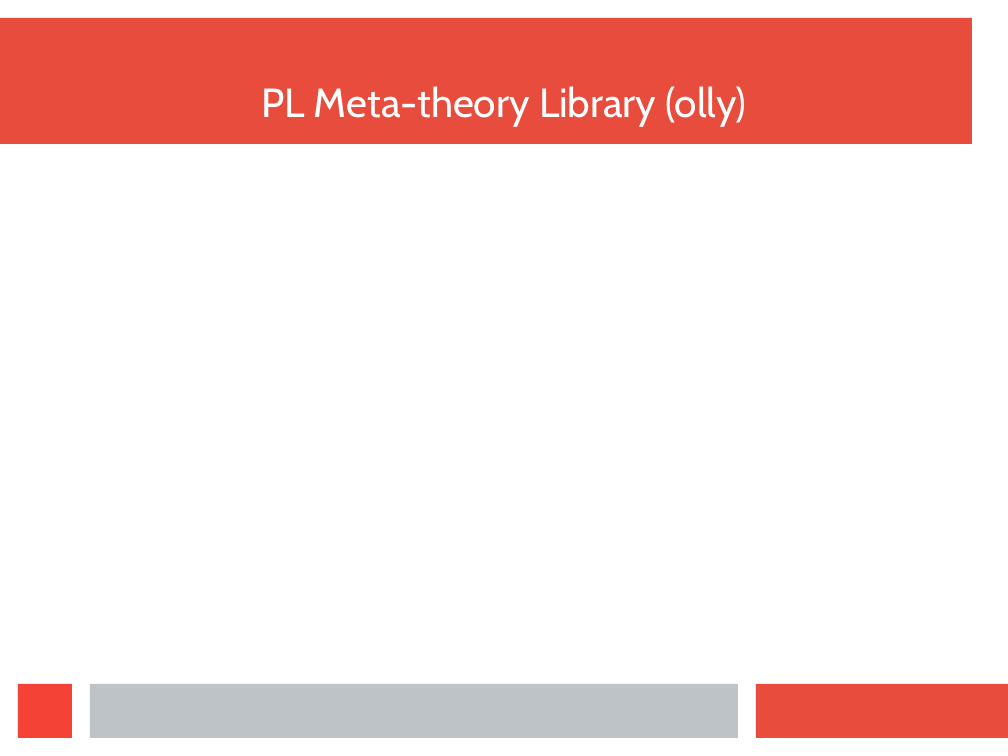
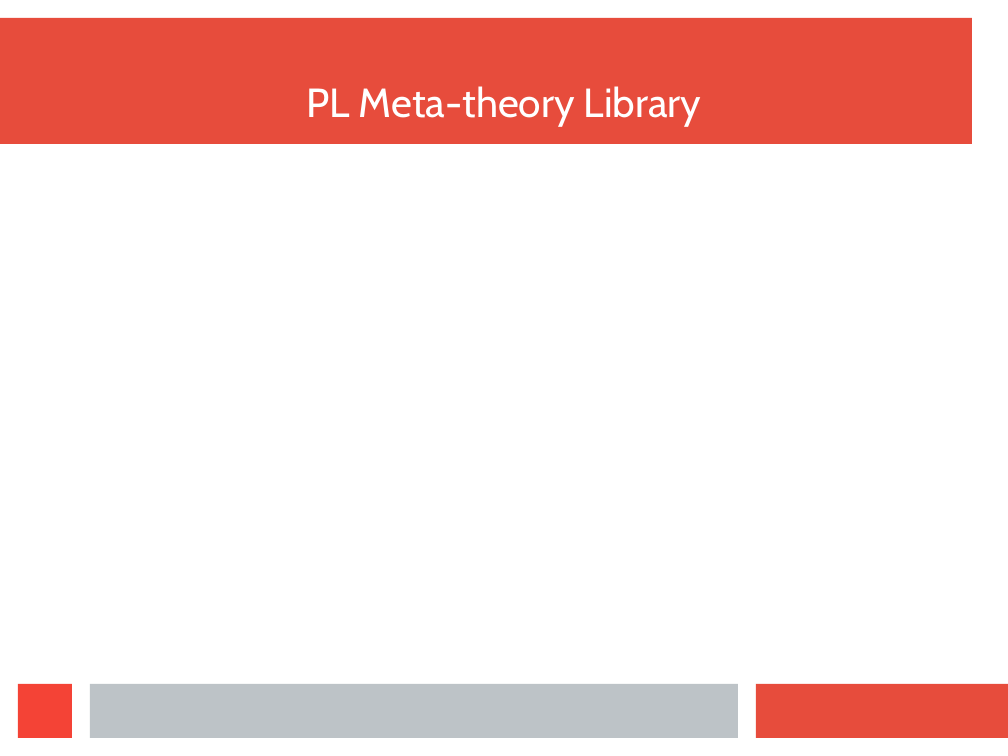
Before and after one commit to wilbowma/cur, a slide deck: slide 26 of hope-2016/slides.odp (slide 24 before the commit). Drawn at 1008x756 pixels with LibreOffice and Linux fonts; fonts in the diff are those of the drawing. Boxes give left, top, right and bottom in pixels: in the first picture for what was removed or moved away, otherwise in the second. Text is boxed around its words. In the diff, an @@ line names an element or a change of style, - is before the commit and + after.

```diff
--- a/hope-2016/slides.odp
+++ b/hope-2016/slides.odp
@@ title at (x1=306, y1=86, x2=701, y2=127): text changed @@
-PL Meta-theory Library (olly)
+PL Meta-theory Library
```
Also in this commit, not shown: 5 other slides changed, 3 slides added, 1 slide removed, 1 other file.
